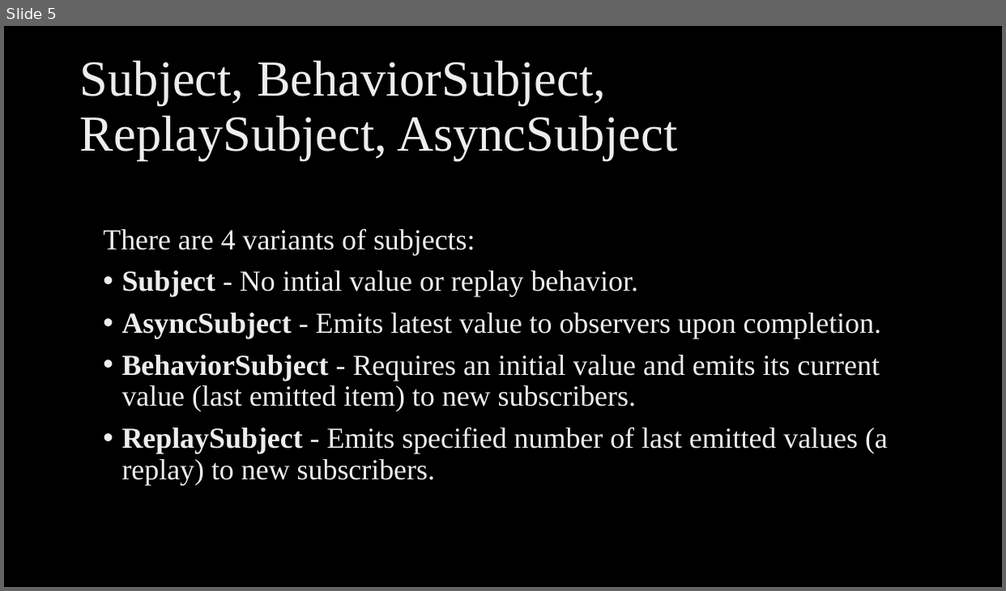
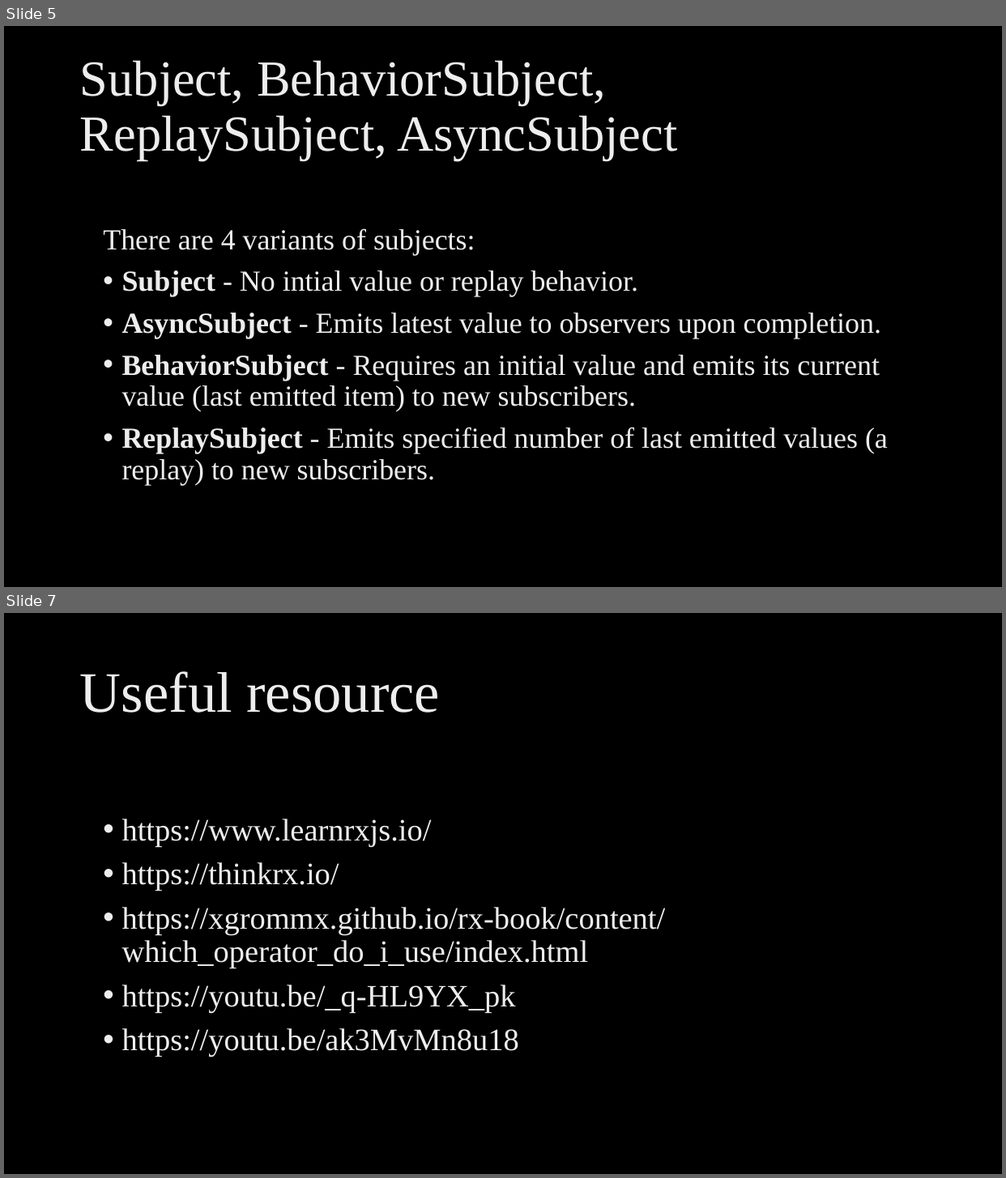
Before and after one commit to ngohungphuc/Presentation, a slide deck: RXJS Make it easy/RXJS Make it easy.pptx. Shown one above the other, each under a label of ours: slide 5 before the commit, slides 5 and 7 after it; the slides between them are not shown. The pictures are 1006x591 and 1006x1178 pixels, drawn with LibreOffice and Linux fonts; fonts in the diff are those of the drawing; background and template pictures are left out. Boxes give left, top, right and bottom in pixels: in the first picture for what was removed or moved away, otherwise in the second. Text is boxed around its words. In the diff, an @@ line names an element or a change of style, - is before the commit and + after.

```diff
--- a/RXJS Make it easy/RXJS Make it easy.pptx
+++ b/RXJS Make it easy/RXJS Make it easy.pptx
@@ slide 7 added at (4, 613, 1002, 1174), background picture (left out) @@
@@ title added at (80, 671, 440, 713), 55 pt, text gradient #BFBFBF to #EDEDED to #FFFFFF @@
+Useful resource
@@ text added at (122, 819, 666, 1057), 30 pt, text gradient #BFBFBF to #EDEDED to #FFFFFF @@
+• https://www.learnrxjs.io/
+• https://thinkrx.io/
+• https://xgrommx.github.io/rx-book/content/which_operator_do_i_use/index.html
+• https://youtu.be/_q-HL9YX_pk
+• https://youtu.be/ak3MvMn8u18
```
Also in this commit, not shown: 1 slide changed, 1 other slide added, 1 other file.
